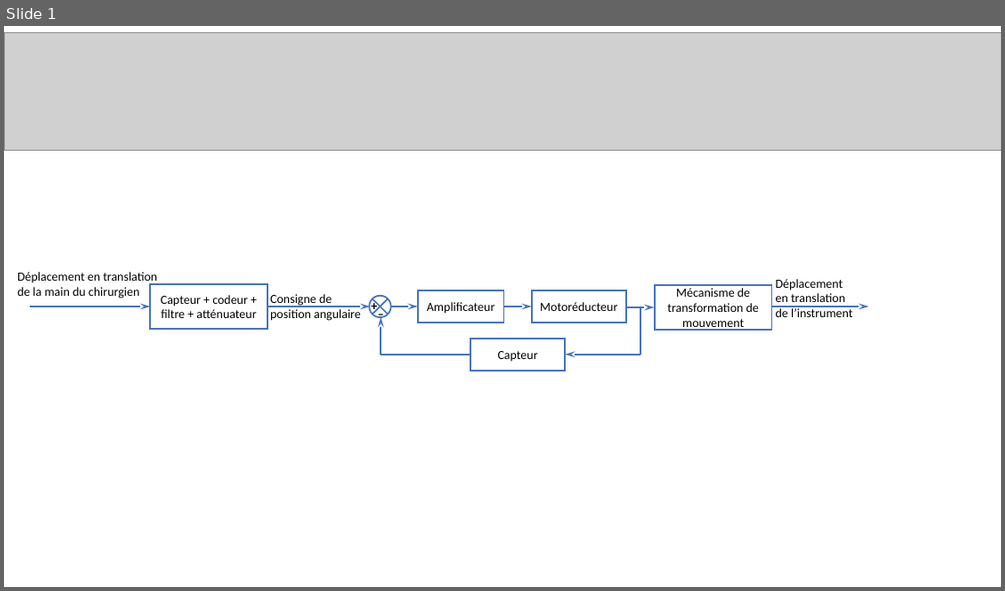
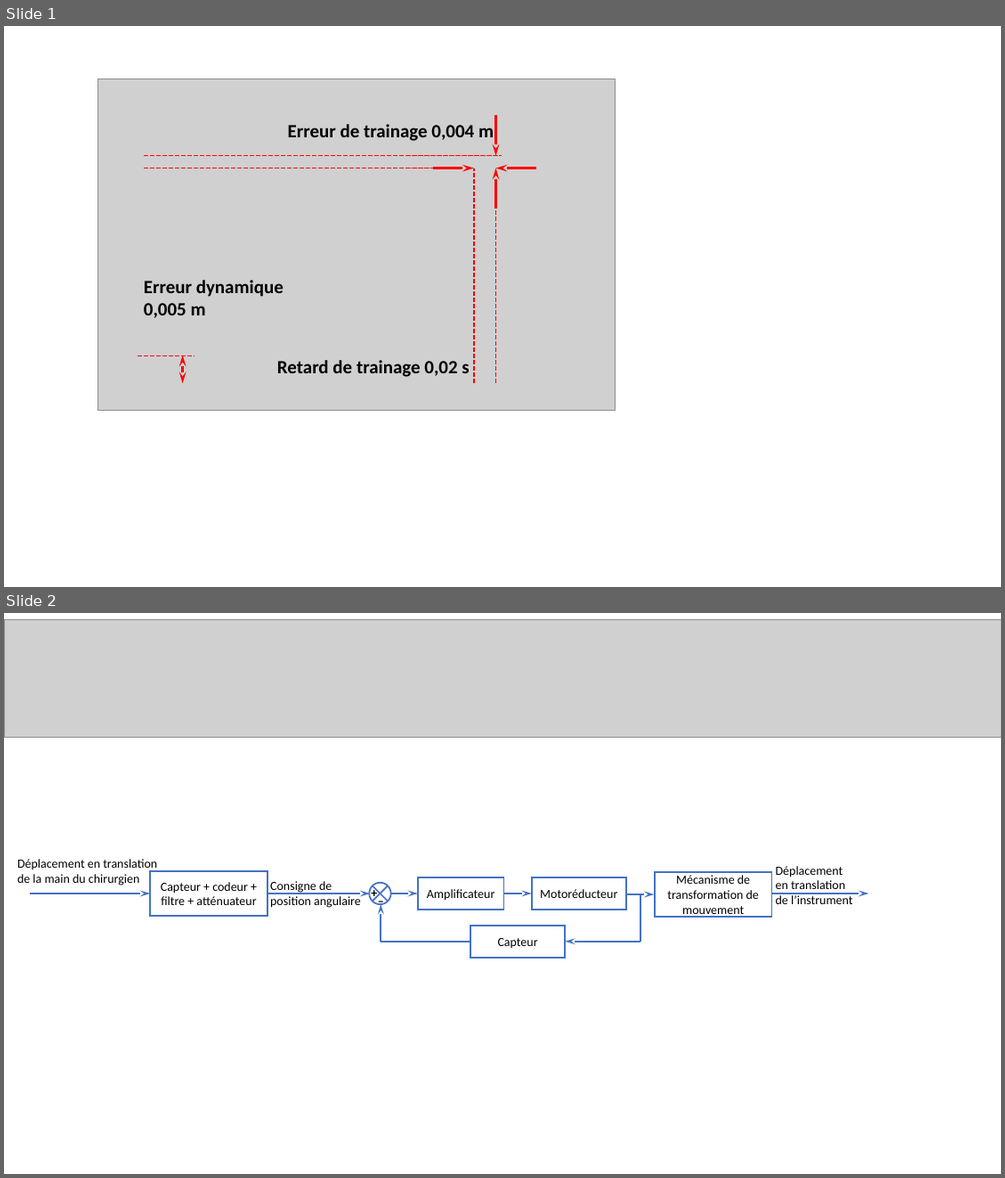
Before and after one commit to xpessoles/Cy_01_PSI_ModelisationLinNonLin, a slide deck: Revisions/Cy_01_TD_Synthese_01_Endoscope/images/figures.pptx. Shown one above the other, each under a label of ours: slide 1 before the commit, slides 1 and 2 after it. The pictures are 1005x591 and 1005x1178 pixels, drawn with LibreOffice and Linux fonts; fonts in the diff are those of the drawing; grey boxes stand for pictures. Boxes give left, top, right and bottom in pixels: in the first picture for what was removed or moved away, otherwise in the second. Text is boxed around its words. In the diff, an @@ line names an element or a change of style, - is before the commit and + after.

```diff
--- a/Revisions/Cy_01_TD_Synthese_01_Endoscope/images/figures.pptx
+++ b/Revisions/Cy_01_TD_Synthese_01_Endoscope/images/figures.pptx
@@ slide 1 added at (4,26,1001,587), background #FFFFFF @@
@@ picture added at (98,79,615,410) @@
@@ text added at (288,124,494,141), 18 pt, text #000000, bold @@
+Erreur de trainage 0,004 m
@@ arrow added from (496, 115) to (496, 155), #FF0000 2.25 pt @@
@@ line added from (144, 155) to (502, 155), #FF0000 1.5 pt dashed @@
@@ line added from (144, 168) to (439, 168), #FF0000 1.5 pt dashed @@
@@ arrow added from (433, 168) to (474, 168), #FF0000 2.25 pt @@
@@ line added from (474, 384) to (474, 168), #FF0000 1.5 pt dashed @@
@@ arrow added from (496, 208) to (496, 168), #FF0000 2.25 pt @@
@@ arrow added from (536, 168) to (496, 168), #FF0000 2.25 pt @@
@@ line added from (496, 384) to (496, 208), #FF0000 1.5 pt dashed @@
@@ text added at (144,280,283,318), 18 pt, text #000000, bold @@
+Erreur dynamique
+0,005 m
@@ line added from (138, 356) to (194, 356), #FF0000 1.5 pt dashed @@
@@ double arrow added from (183, 384) to (183, 355), #FF0000 2.25 pt @@
@@ text added at (277,360,469,377), 18 pt, text #000000, bold @@
+Retard de trainage 0,02 s
@@ what was slide 1 is now slide 2 @@
```
Also in this commit, not shown: 9 other files.
